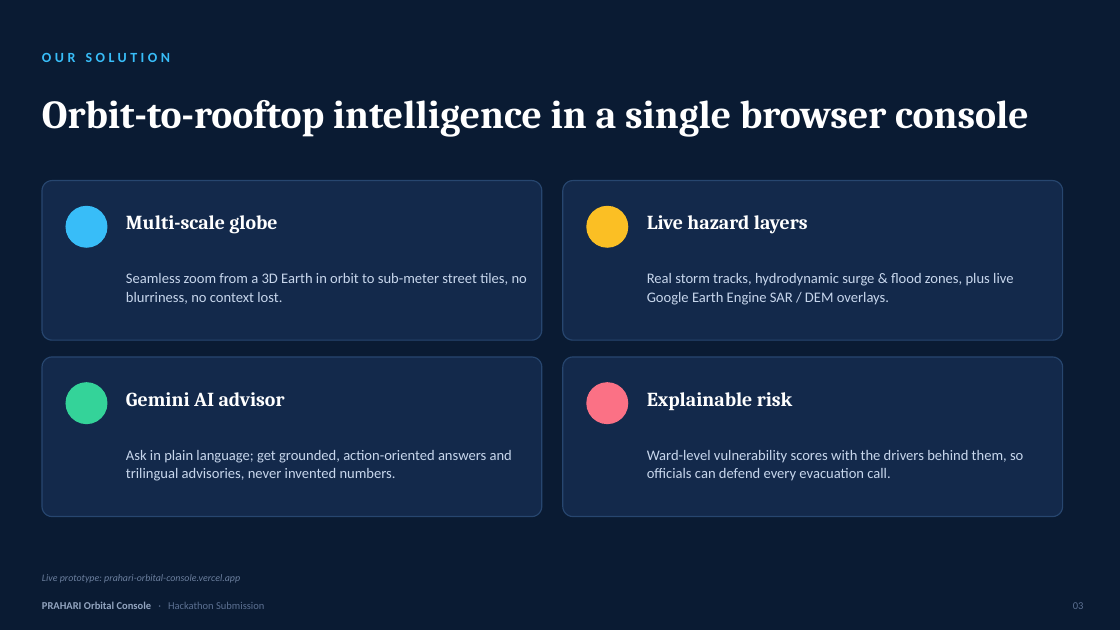
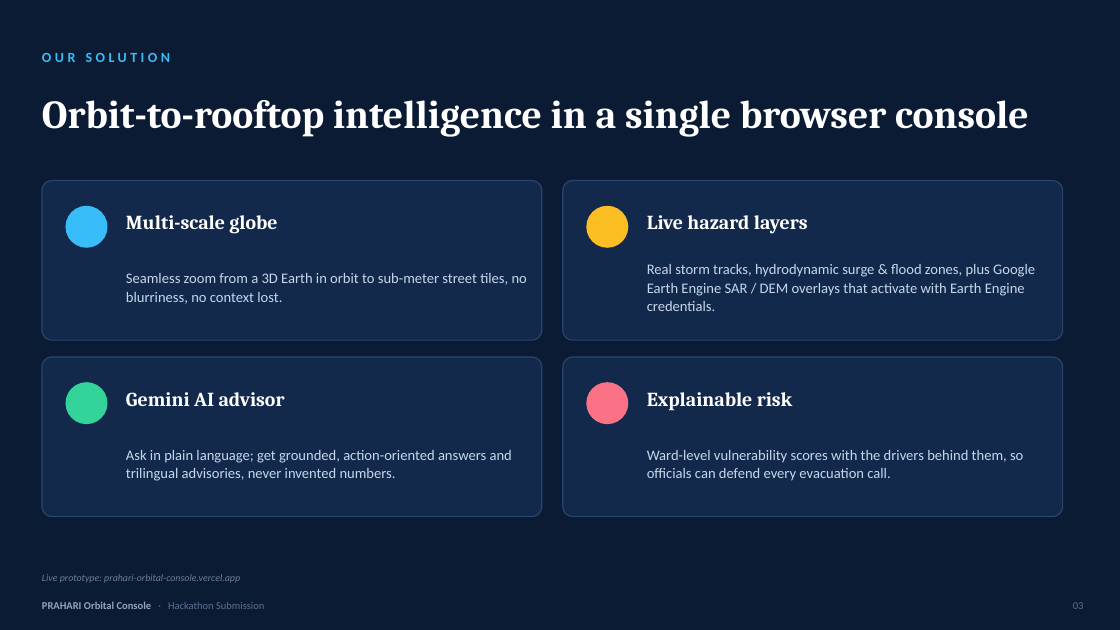
Before and after one commit to abhishek-0706/prahari-orbital-console, a slide deck: slide 3 of demo/PRAHARI_Orbital_Console.pptx. Drawn at 1120x630 pixels with LibreOffice and Linux fonts; fonts in the diff are those of the drawing. Boxes give left, top, right and bottom in pixels: in the first picture for what was removed or moved away, otherwise in the second. Text is boxed around its words. In the diff, an @@ line names an element or a change of style, - is before the commit and + after.

```diff
--- a/demo/PRAHARI_Orbital_Console.pptx
+++ b/demo/PRAHARI_Orbital_Console.pptx
@@ text at [647, 264, 1035, 311]: text changed @@
-Real storm tracks, hydrodynamic surge & flood zones, plus live Google Earth Engine SAR / DEM overlays.
+Real storm tracks, hydrodynamic surge & flood zones, plus Google Earth Engine SAR / DEM overlays that activate with Earth Engine credentials.
```
Also in this commit, not shown: 5 other slides changed, 4 other files.
